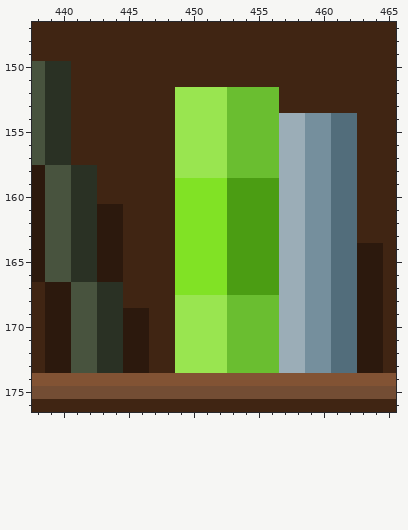
Pixel-art file -- Aseprite/Main Background/Bookstore/BookstoreInsideB.aseprite. Above is the file before it was changed.
512x288 pixels, 1 frame. Shown: x 438..465, y 147..176.
New version:
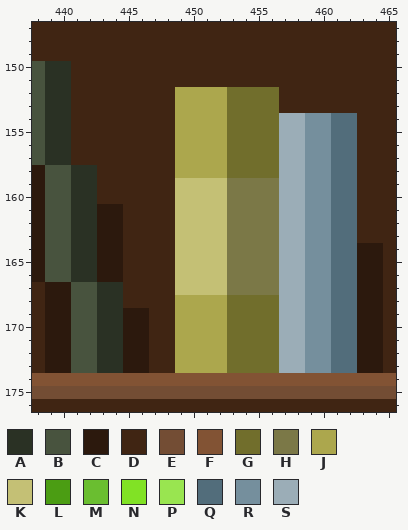
Palette (. is transparent): A #2a3124  B #48533e  C #2c190d  D #402513  E #734d34  F #825334  G #716e2c  H #7b7847  J #aca74d  K #c4c075  L #4b9d13  M #6abe30  N #81e225  P #99e550  Q #526d7b  R #758f9d  S #9badb7
What changed:
@@ x 447..458 @@
 151 DDDDDDDDDDDD
-152 DDPPPPMMMMDD
-153 DDPPPPMMMMDD
-154 DDPPPPMMMMSS
-155 DDPPPPMMMMSS
-156 DDPPPPMMMMSS
-157 DDPPPPMMMMSS
-158 DDPPPPMMMMSS
-159 DDNNNNLLLLSS
-160 DDNNNNLLLLSS
-161 DDNNNNLLLLSS
-162 DDNNNNLLLLSS
-163 DDNNNNLLLLSS
-164 DDNNNNLLLLSS
-165 DDNNNNLLLLSS
-166 DDNNNNLLLLSS
-167 DDNNNNLLLLSS
-168 DDPPPPMMMMSS
-169 DDPPPPMMMMSS
-170 DDPPPPMMMMSS
-171 DDPPPPMMMMSS
-172 DDPPPPMMMMSS
-173 DDPPPPMMMMSS
+152 DDJJJJGGGGDD
+153 DDJJJJGGGGDD
+154 DDJJJJGGGGSS
+155 DDJJJJGGGGSS
+156 DDJJJJGGGGSS
+157 DDJJJJGGGGSS
+158 DDJJJJGGGGSS
+159 DDKKKKHHHHSS
+160 DDKKKKHHHHSS
+161 DDKKKKHHHHSS
+162 DDKKKKHHHHSS
+163 DDKKKKHHHHSS
+164 DDKKKKHHHHSS
+165 DDKKKKHHHHSS
+166 DDKKKKHHHHSS
+167 DDKKKKHHHHSS
+168 DDJJJJGGGGSS
+169 DDJJJJGGGGSS
+170 DDJJJJGGGGSS
+171 DDJJJJGGGGSS
+172 DDJJJJGGGGSS
+173 DDJJJJGGGGSS
 174 FFFFFFFFFFFF
